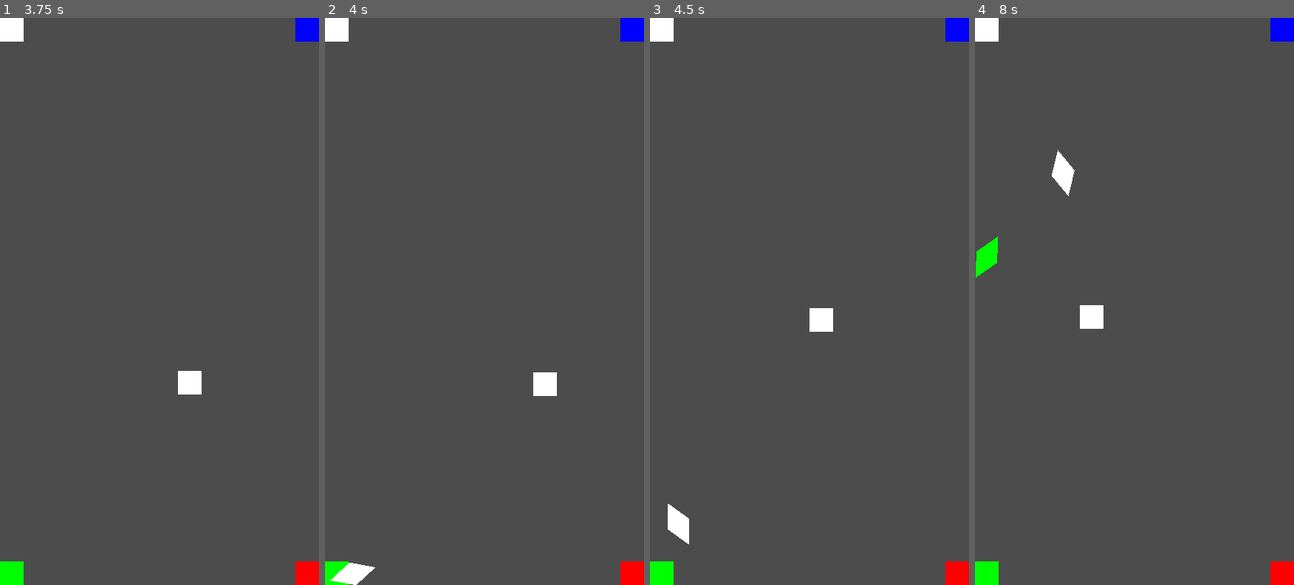
Above: before the commit, frames 1-4 (left to right).
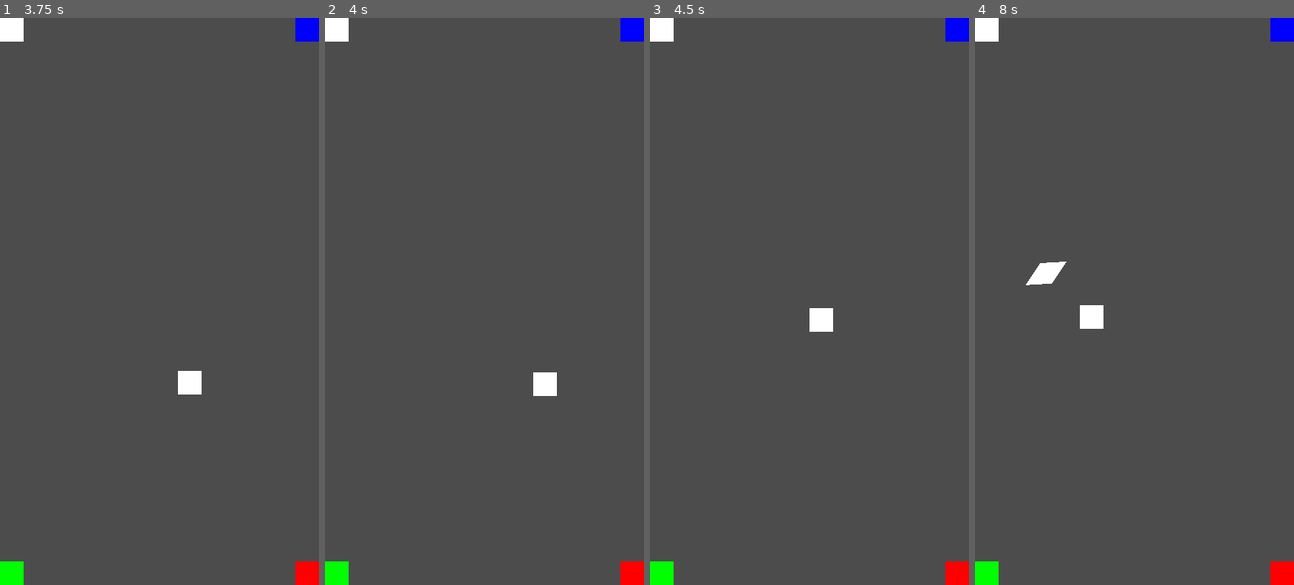
Above: after the commit, the same moments.

Repository: Kiel97/easy-jam-8bits-to-infinity
Game: Godot game, scene res://Game.tscn
Two runs of this game, one before a commit and one after it. Both use one fixed random seed, a clock stepped at 60 frames per second and the inputs below.
Inputs (mouse positions are in pixels of both pictures, inside the frame that each line leads up to):
- Up to frame 1 (3.75 s): move the mouse to (229, 273) at 0.52 s; move the mouse to (95, 329) at 1.27 s; move the mouse to (191, 176) at 2.02 s; move the mouse to (143, 414) at 2.77 s; move the mouse to (255, 386) at 3.52 s
- Up to frame 2 (4 s): no input
- Up to frame 3 (4.5 s): move the mouse to (713, 216) at 4.27 s
- Up to frame 4 (8 s): move the mouse to (1150, 301) at 5.02 s; move the mouse to (1086, 159) at 5.77 s; move the mouse to (1204, 273) at 6.52 s; move the mouse to (1070, 329) at 7.27 s

Frame 1 is identical in both runs. In frame 2, 0.3% of the frame differs, in the area x 1-16%, y 96-100%; in frame 3, 0.3%; in frame 4, 0.9%, in the area x 0-32%, y 23-48%.

Commit message:
Increase spawner cooldown to 5 seconds

Diff:
--- a/Game.tscn
+++ b/Game.tscn
@@ -101,7 +101,7 @@
 [node name="JunkGenerator" type="Node2D" parent="."]
 
 [node name="JunkTimer" type="Timer" parent="JunkGenerator"]
-wait_time = 4.0
+wait_time = 5.0
 autostart = true
 
 [node name="JunkPath" type="Path2D" parent="JunkGenerator"]
